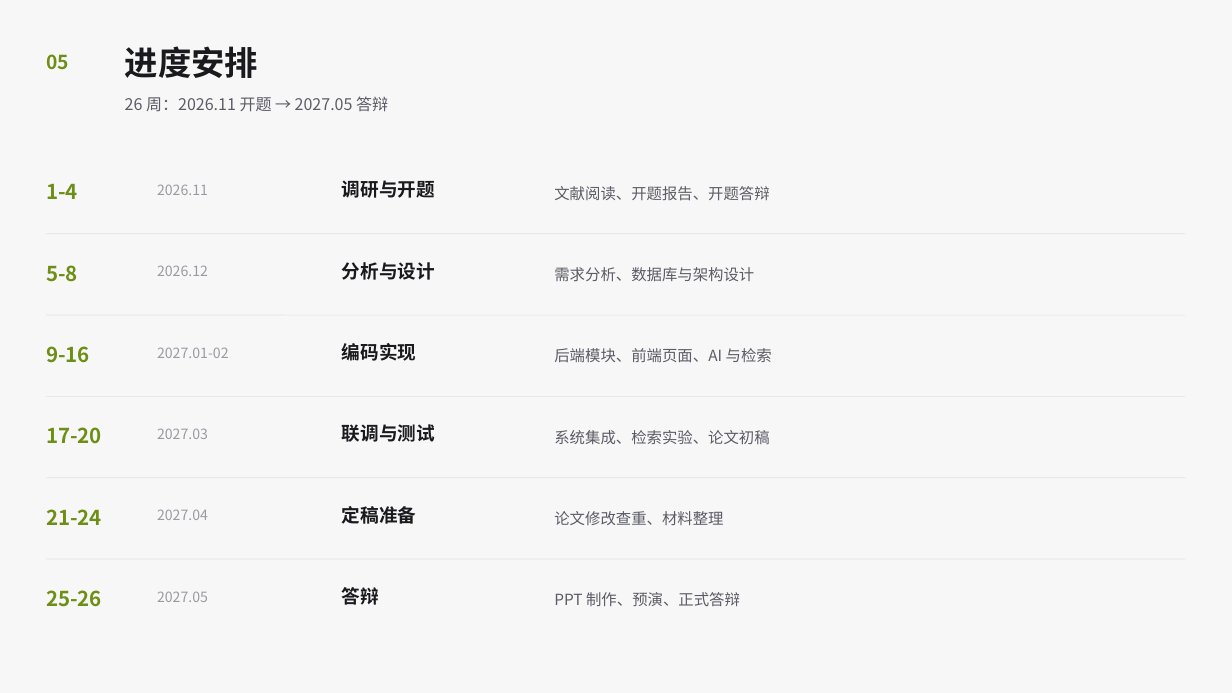
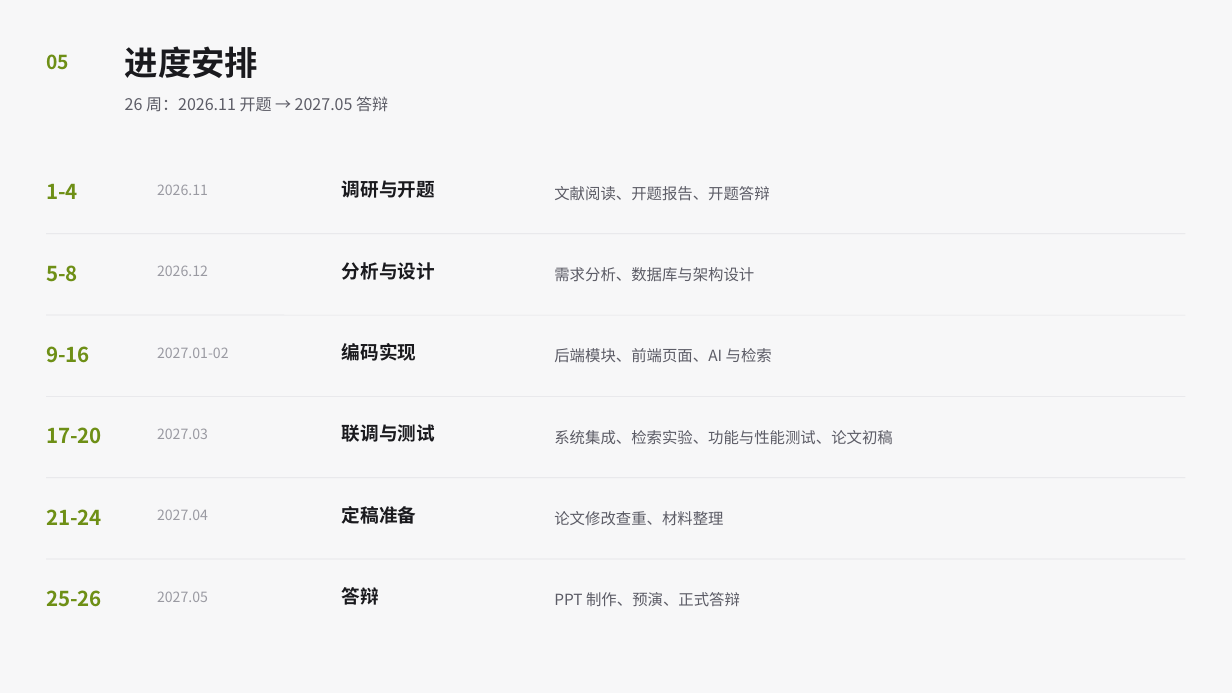
Before and after one commit to lggyx/inkpress2agent, a slide deck: slide 8 of docs/PPT/InkPress开题答辩PPT.pptx. Drawn at 1232x693 pixels with LibreOffice and Linux fonts; fonts in the diff are those of the drawing. Boxes give left, top, right and bottom in pixels: in the first picture for what was removed or moved away, otherwise in the second. Text is boxed around its words. In the diff, an @@ line names an element or a change of style, - is before the commit and + after.

Commit message:
docs(开题): 补齐任务书口径并修复表单生成链（材料改版）
- 开题报告 md：填入学生信息，新增智能检索研究重点与关键问题第 5 条，研究方法补需求访谈/问卷调研与 UML 用例图/活动图，进度补性能测试

- 开题答辩 PPT：封面补学院名称，S5/S7/S8 补调研方法与性能测试口径

- build_forms.py：剥离 Markdown ** 标记泄漏，进度段同步性能测试

- consistency_check.py：改为任务书 12 周设计期与材料 26 周全程双向核对

- tmp/：压测工具与验证脚本、两组实测数据归档；.gitignore 排除 .zcode/ 与 __pycache__/

```diff
--- a/docs/PPT/InkPress开题答辩PPT.pptx
+++ b/docs/PPT/InkPress开题答辩PPT.pptx
@@ text at [554,430,892,444]: text changed @@
-系统集成、检索实验、论文初稿
+系统集成、检索实验、功能与性能测试、论文初稿
```
Also in this commit, not shown: 2 other slides changed, 21 other files.
